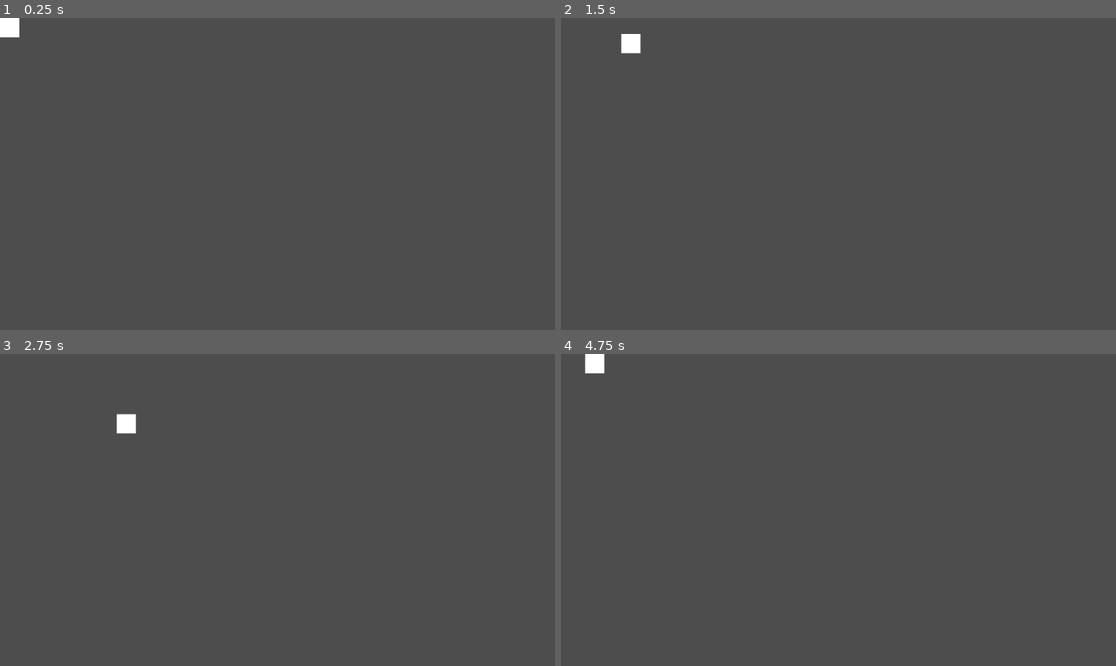
Above: before the commit, frames 1-4 (two rows, left to right).
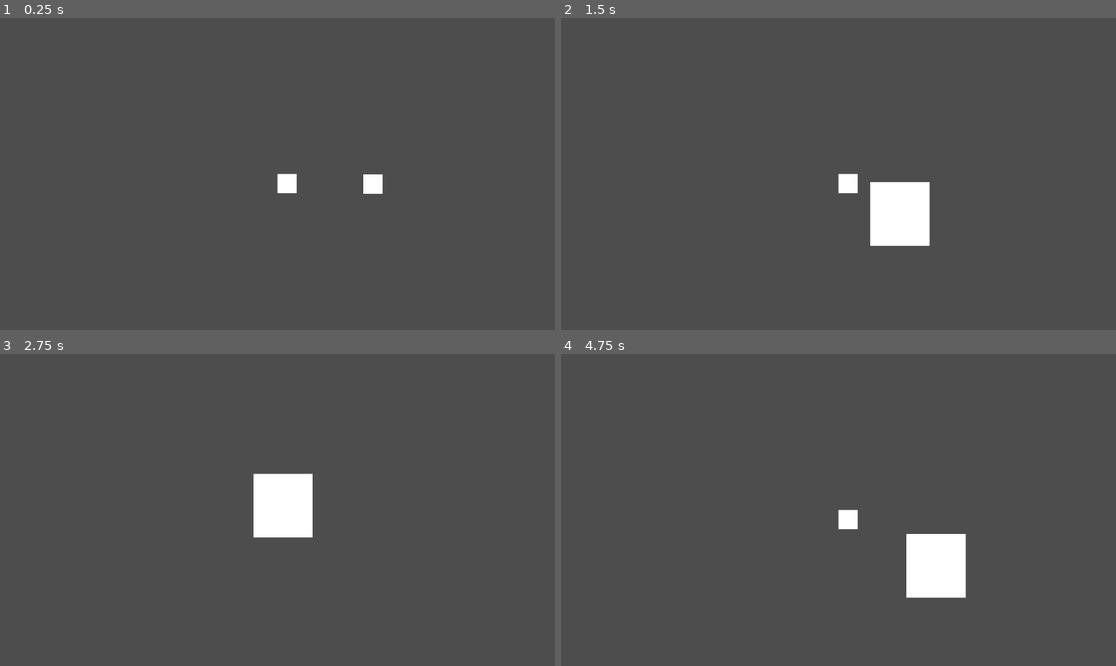
Above: after the commit, the same moments.

Repository: RinGilius/steampunk-metroidvania
Game: Godot game, scene res://Scenes/test.tscn
The game is run twice, just before and just after one commit, with the same random seed, the same clock (stepped at 60 frames per second) and the same inputs.
Inputs:
- Up to frame 1 (0.25 s): no input
- Up to frame 2 (1.5 s): tap Enter at 0.5 s; hold Right (player_right) 0.53-1.28 s; hold Down (player_down) from 1.28 s (still down)
- Up to frame 3 (2.75 s): release Down (player_down) at 2.03 s; hold Right (player_right) from 2.03 s (still down)
- Up to frame 4 (4.75 s): release Right (player_right) at 2.78 s; hold Up (player_up) 2.78-3.53 s; hold Left (player_left) from 3.53 s (still down)

The runs differ from the first frame. In frame 1, 0.7% of the frame differs, in the area x 0-69%, y 0-57%; in frame 2, 2.7%; in frame 3, 2.4%; in frame 4, 2.7%, in the area x 4-73%, y 0-79%.

Commit message:
Переход)

Diff:
--- /dev/null
+++ b/Rouglike/Scenes/game_manager.tscn
@@ -0,0 +1,6 @@
+[gd_scene load_steps=2 format=3 uid="uid://df4vm3ojh6asv"]
+
+[ext_resource type="Script" path="res://Scripts/GameManager.gd" id="1_5cnrs"]
+
+[node name="GameManager" type="Node"]
+script = ExtResource("1_5cnrs")
--- /dev/null
+++ b/Rouglike/Scenes/perehod.tscn
@@ -0,0 +1,10 @@
+[gd_scene load_steps=2 format=3 uid="uid://bao402kmlnv0s"]
+
+[ext_resource type="Script" path="res://Scripts/Perehod.gd" id="1_nrook"]
+
+[node name="Perehod" type="Area2D"]
+collision_layer = 4
+collision_mask = 2
+script = ExtResource("1_nrook")
+
+[connection signal="body_entered" from="." to="." method="_on_body_entered"]
--- a/Rouglike/Scenes/player.tscn
+++ b/Rouglike/Scenes/player.tscn
@@ -1,10 +1,21 @@
-[gd_scene load_steps=2 format=3 uid="uid://drpdnc0bowjei"]
+[gd_scene load_steps=3 format=3 uid="uid://drpdnc0bowjei"]
 
 [ext_resource type="Script" path="res://Scripts/player.gd" id="1_ai24e"]
 
+[sub_resource type="RectangleShape2D" id="RectangleShape2D_xtdvu"]
+size = Vector2(40, 40)
+
 [node name="Player" type="CharacterBody2D"]
+collision_layer = 2
+collision_mask = 20
 script = ExtResource("1_ai24e")
 
 [node name="ColorRect" type="ColorRect" parent="."]
 offset_right = 40.0
 offset_bottom = 40.0
+
+[node name="CollisionShape2D" type="CollisionShape2D" parent="."]
+position = Vector2(20, 20)
+shape = SubResource("RectangleShape2D_xtdvu")
+
+[node name="Camera2D" type="Camera2D" parent="."]
--- a/Rouglike/Scenes/test.tscn
+++ b/Rouglike/Scenes/test.tscn
@@ -1,7 +1,24 @@
-[gd_scene load_steps=2 format=3 uid="uid://im4axeme4rff"]
+[gd_scene load_steps=4 format=3 uid="uid://im4axeme4rff"]
 
 [ext_resource type="PackedScene" uid="uid://drpdnc0bowjei" path="res://Scenes/player.tscn" id="1_a356g"]
+[ext_resource type="PackedScene" uid="uid://bao402kmlnv0s" path="res://Scenes/perehod.tscn" id="2_41y65"]
+
+[sub_resource type="RectangleShape2D" id="RectangleShape2D_c46yl"]
+size = Vector2(65, 77)
 
 [node name="Test" type="Node2D"]
 
 [node name="Player" parent="." instance=ExtResource("1_a356g")]
+
+[node name="Perehod" parent="." instance=ExtResource("2_41y65")]
+change_scene = "res://Scenes/test_2.tscn"
+
+[node name="CollisionShape2D" type="CollisionShape2D" parent="Perehod"]
+position = Vector2(175, 37)
+shape = SubResource("RectangleShape2D_c46yl")
+
+[node name="ColorRect" type="ColorRect" parent="."]
+offset_left = 178.0
+offset_top = 1.0
+offset_right = 218.0
+offset_bottom = 41.0
--- /dev/null
+++ b/Rouglike/Scenes/test_2.tscn
@@ -0,0 +1,13 @@
+[gd_scene load_steps=2 format=3 uid="uid://bw5vp0yi2res2"]
+
+[ext_resource type="PackedScene" uid="uid://drpdnc0bowjei" path="res://Scenes/player.tscn" id="1_pvk7h"]
+
+[node name="Test2" type="Node2D"]
+
+[node name="Player" parent="." instance=ExtResource("1_pvk7h")]
+
+[node name="ColorRect" type="ColorRect" parent="."]
+offset_left = 83.0
+offset_top = 50.0
+offset_right = 206.0
+offset_bottom = 182.0
--- /dev/null
+++ b/Rouglike/Scripts/GameManager.gd
@@ -0,0 +1,3 @@
+extends Node
+
+var change_position = Vector2(0, 0)
--- /dev/null
+++ b/Rouglike/Scripts/Perehod.gd
@@ -0,0 +1,11 @@
+extends Area2D
+
+@export var change_scene = ""
+
+@export var change_position = Vector2()
+
+@onready var player = $Player
+
+func _on_body_entered(body):
+	get_tree().change_scene_to_file(change_scene)
+	GameManager.change_position = change_position
--- a/Rouglike/Scripts/player.gd
+++ b/Rouglike/Scripts/player.gd
@@ -1,7 +1,8 @@
 extends CharacterBody2D
 
 var speed = 10000
-
+func _ready():
+	position = GameManager.change_position
 func _physics_process(delta):
 	var direction = Input.get_vector("player_left","player_right","player_up","player_down")
 	velocity = direction * speed * delta
--- a/Rouglike/project.godot
+++ b/Rouglike/project.godot
@@ -14,6 +14,10 @@
 run/main_scene="res://Scenes/test.tscn"
 config/features=PackedStringArray("4.2", "Forward Plus")
 config/icon="res://icon.svg"
+
+[autoload]
+
+GameManager="*res://Scenes/game_manager.tscn"
 
 [input]
 
@@ -37,3 +41,9 @@
 "events": [Object(InputEventKey,"resource_local_to_scene":false,"resource_name":"","device":-1,"window_id":0,"alt_press …(182 unchanged characters)…
 ]
 }
+
+[layer_names]
+
+2d_physics/layer_2="Player"
+2d_physics/layer_3="Enemys"
+2d_physics/layer_5="Grass"
